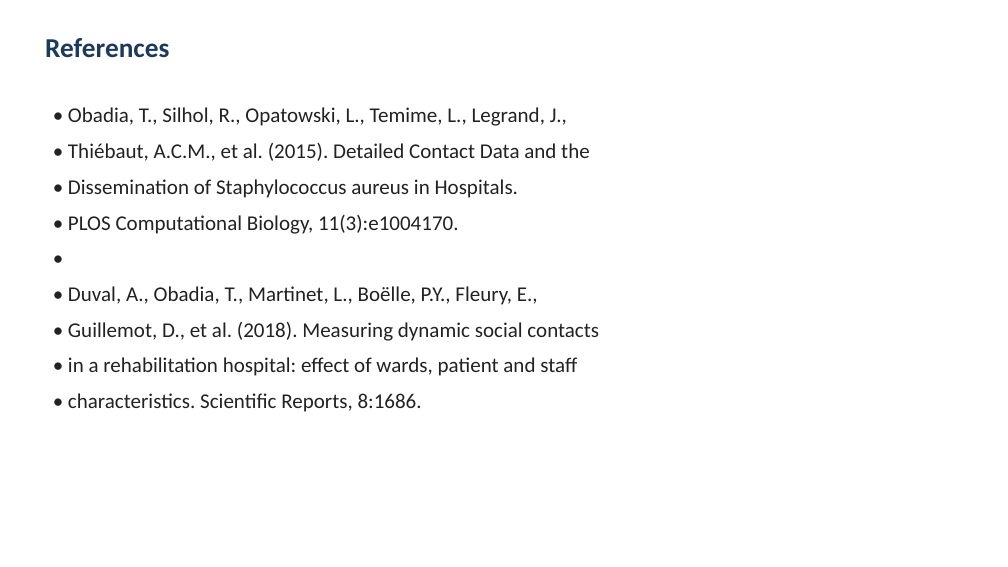
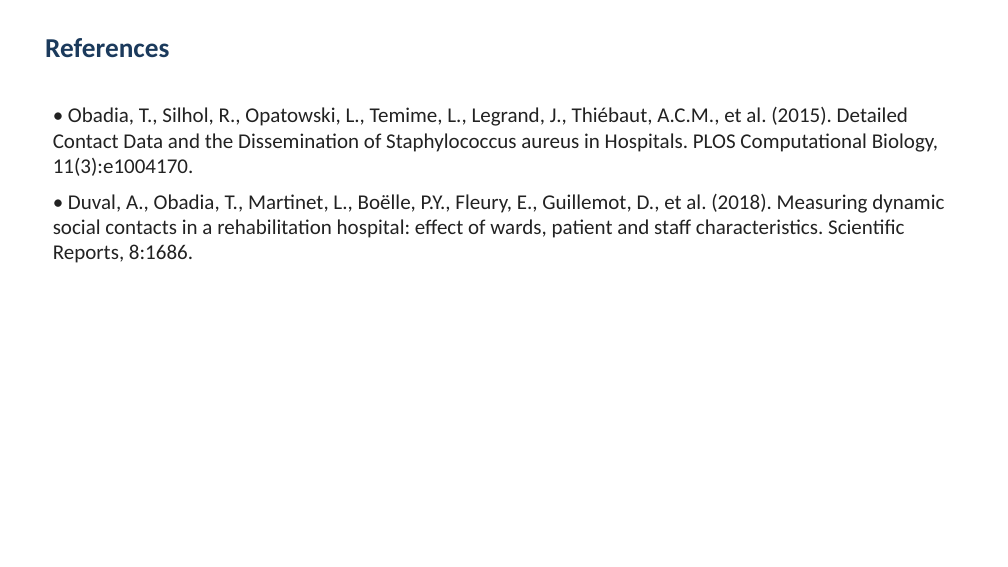
Before and after one commit to kirangautham-82899/Hospital-Acquired-Infection-Networks, a slide deck: slide 22 of P30_slides.pptx. Drawn at 1008x567 pixels with LibreOffice and Linux fonts; fonts in the diff are those of the drawing. Boxes give left, top, right and bottom in pixels: in the first picture for what was removed or moved away, otherwise in the second. Text is boxed around its words. In the diff, an @@ line names an element or a change of style, - is before the commit and + after.

```diff
--- a/P30_slides.pptx
+++ b/P30_slides.pptx
@@ text at box(53, 107, 944, 263): text changed @@
-• Obadia, T., Silhol, R., Opatowski, L., Temime, L., Legrand, J.,
-• Thiébaut, A.C.M., et al. (2015). Detailed Contact Data and the
-• Dissemination of Staphylococcus aureus in Hospitals.
-• PLOS Computational Biology, 11(3):e1004170.
-•
-• Duval, A., Obadia, T., Martinet, L., Boëlle, P.Y., Fleury, E.,
-• Guillemot, D., et al. (2018). Measuring dynamic social contacts
-• in a rehabilitation hospital: effect of wards, patient and staff
-• characteristics. Scientific Reports, 8:1686.
+• Obadia, T., Silhol, R., Opatowski, L., Temime, L., Legrand, J., Thiébaut, A.C.M., et al. (2015). Detailed Contact Data and the Dissemination of Staphylococcus aureus in Hospitals. PLOS Computational Biology, 11(3):e1004170.
+• Duval, A., Obadia, T., Martinet, L., Boëlle, P.Y., Fleury, E., Guillemot, D., et al. (2018). Measuring dynamic social contacts in a rehabilitation hospital: effect of wards, patient and staff characteristics. Scientific Reports, 8:1686.
```
Also in this commit, not shown: 6 other slides changed, 1 other file.
